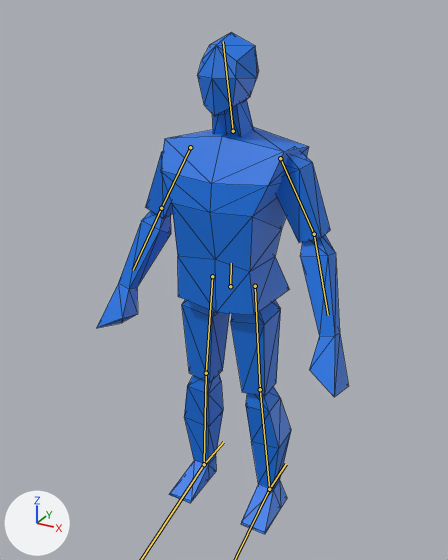
Renders of the glTF model Assets/Player.glb from each side of a commit.
The view is the same before and after, from a 50 mm lens placed at (1.014, -1.898, 1.982), pointed at (-0.042, 0.022, 1.022). Every picture has the same lights, and +X, +Y and +Z are marked at lower left. The picture after the commit comes second. The bones that change, and the others that lie on the model, are drawn over the model as lines. Mesh edges are drawn as thin lines.
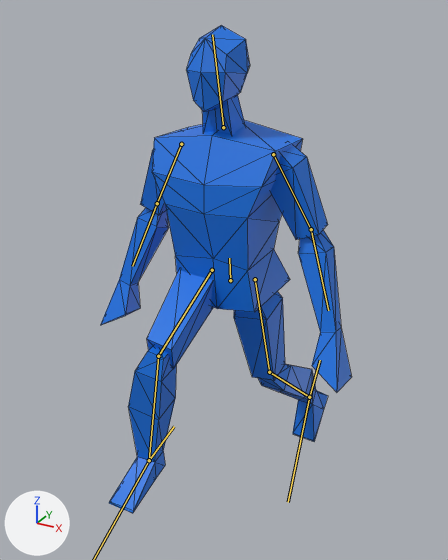
The newer file adds an action. The first version stands in its rest pose; the second is drawn at frame 8 of the action 'RifleRun_loop'.

What differs and where, as boxes (x1, y1, x2, y2) in the pictures (448 x 560 px):
'Cube', posed
    before: (97, 32, 348, 534)
    after: (101, 25, 352, 513)
bone 'Body', root to tip
    before: (230, 286) to (231, 263)
    after: (230, 280) to (229, 258)
bone 'Head', root to tip
    before: (233, 131) to (223, 41)
    after: (223, 127) to (212, 34)
bone 'UpperLeg.L', root to tip
    before: (255, 286) to (260, 389)
    after: (255, 279) to (269, 372)
bone 'LowerLeg.L', root to tip
    before: (260, 389) to (269, 489)
    after: (269, 372) to (309, 397)
bone 'UpperLeg.R', root to tip
    before: (212, 276) to (206, 373)
    after: (212, 270) to (158, 356)
bone 'LowerLeg.R', root to tip
    before: (206, 373) to (204, 464)
    after: (158, 356) to (149, 460)

The change in detail:
Bone 'Body' (bone_body) moves from (0.0, 0.0, 0.0) to (0.0, 0.025, 0.0).
Bone 'Body' (bone_body) turns from (0, 0, 0) to (7, 0, 0) degrees about its own x, y and z.
Bone 'Head' (bone_head) turns from (0, 0, 0) to (-7, 0, 0) degrees about its own x, y and z.
Bone 'UpperLeg.L' (bone_upperleg_l) turns from (0, 0, 0) to (-5, 0, 0) degrees about its own x, y and z.
Bone 'LowerLeg.L' (bone_lowerleg_l) turns from (0, 0, 0) to (-33, 0, 1) degrees about its own x, y and z.
Bone 'Foot.l' (bone_foot_l) turns from (0, 0, 0) to (-8, 0, -5) degrees about its own x, y and z.
Bone 'UpperLeg.R' (bone_upperleg_r) turns from (0, 0, 0) to (76, -6, -5) degrees about its own x, y and z.
Bone 'LowerLeg.R' (bone_lowerleg_r) turns from (0, 0, 0) to (-70, -1, -2) degrees about its own x, y and z.
Bone 'Foot.r' (bone_foot_r) turns from (0, 0, 0) to (-13, 8, -3) degrees about its own x, y and z.
